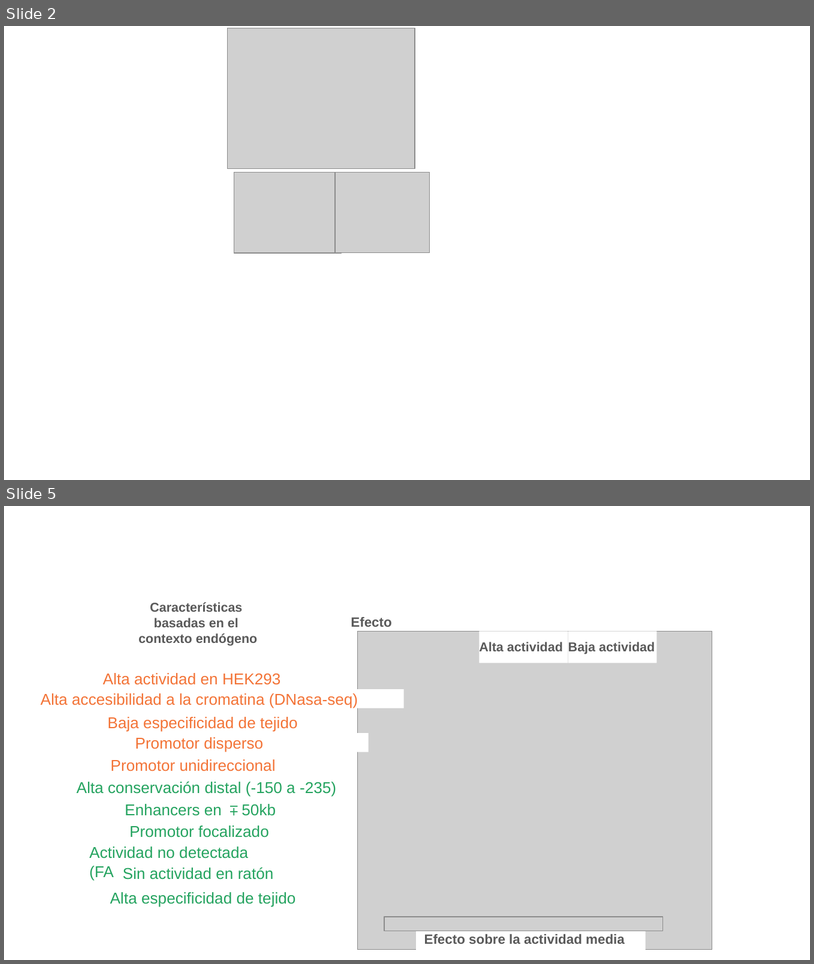
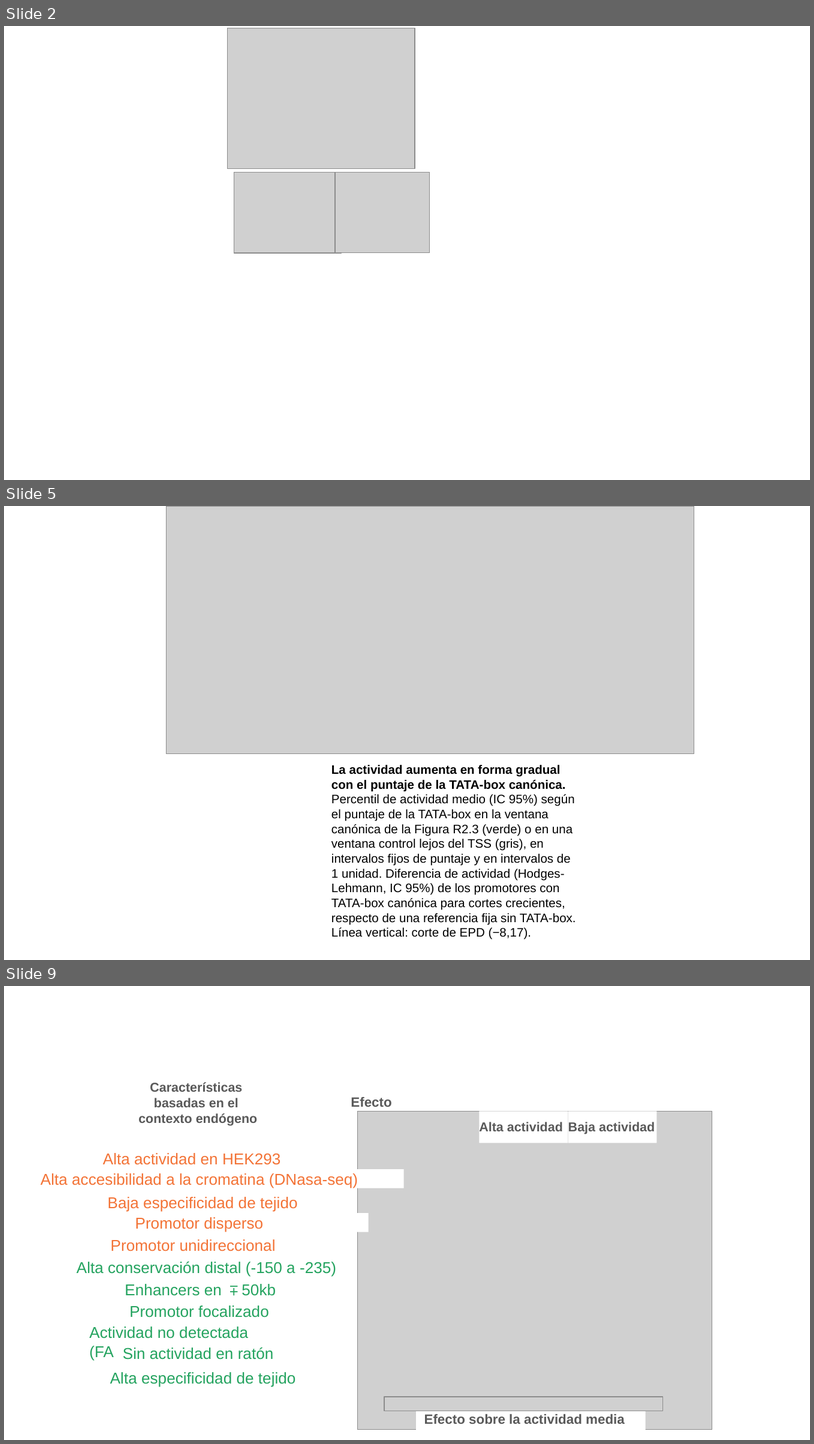
Before and after one commit to martin-iungman/TesisDoc, a slide deck: docs/Fig R2.pptx. Shown one above the other, each under a label of ours: slides 2 and 5 before the commit, slides 2, 5 and 9 after it; the slides between them are not shown. The pictures are 814x964 and 814x1444 pixels, drawn with LibreOffice and Linux fonts; fonts in the diff are those of the drawing; grey boxes stand for pictures. Boxes give left, top, right and bottom in pixels: in the first picture for what was removed or moved away, otherwise in the second. Text is boxed around its words. In the diff, an @@ line names an element or a change of style, - is before the commit and + after.

```diff
--- a/docs/Fig R2.pptx
+++ b/docs/Fig R2.pptx
@@ slide 5 added at (x1=4, y1=506, x2=810, y2=960), background #FFFFFF @@
@@ picture added at (x1=166, y1=506, x2=694, y2=754) @@
@@ text added at (x1=332, y1=765, x2=576, y2=939), 11 pt, text #000000 @@
+La actividad aumenta en forma gradual con el puntaje de la TATA-box canónica. Percentil de actividad medio (IC 95%) según el puntaje de la TATA-box en la ventana canónica de la Figura R2.3 (verde) o en una ventana control lejos del TSS (gris), en intervalos fijos de puntaje y en intervalos de 1 unidad. Diferencia de actividad (Hodges-Lehmann, IC 95%) de los promotores con TATA-box canónica para cortes crecientes, respecto de una referencia fija sin TATA-box. Línea vertical: corte de EPD (−8,17).
@@ what was slide 5 is now slide 9 @@
```
Also in this commit, not shown: 1 slide changed, 5 other slides added, 3 slides removed, 3 other files.
